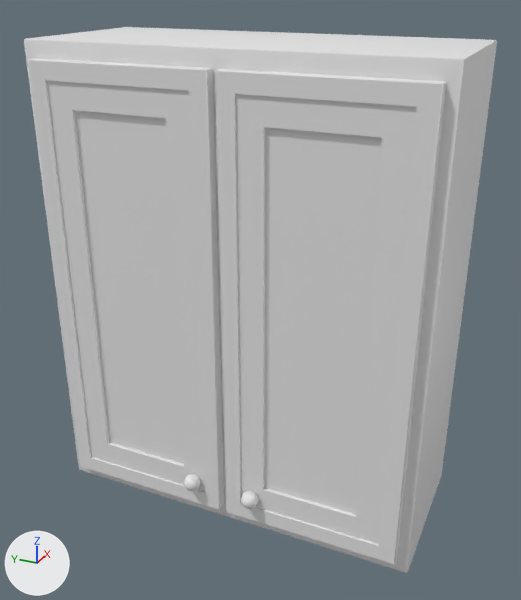
Renders of the FBX model _ART/Models/Kitchen/SM_Cabinet_Medium.fbx from each side of a commit.
Before and after are seen from a camera (50 mm lens) standing at (-1.716, -0.689, 0.72) and looking at (-0.229, -0.02, -0.024). Lighting does not change. The marker at lower left points along +X, +Y and +Z. Where no turn or scale is listed for an object, it has been applied to the vertices.

In view in the first picture: 'SM_Cupboards_Medium'.
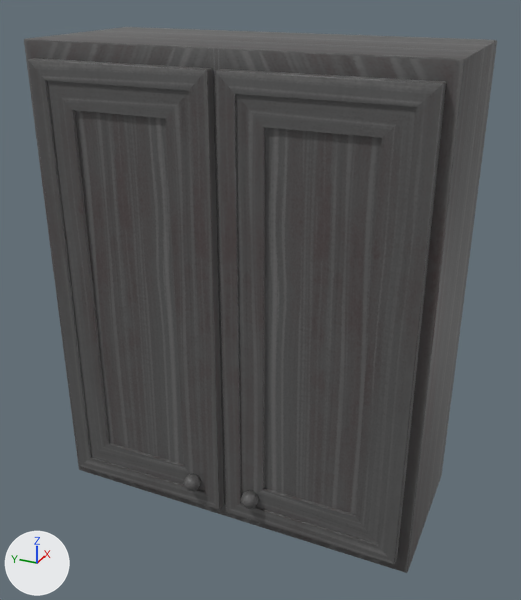
Changed parts and their boxes (x1, y1, x2, y2) in the pictures (521 x 600 px):
'SM_Cupboards_Medium', recoloured
    both: (24, 27, 497, 573)

The change, as a diff of the scene's bpy script:
```diff
--- a/_ART/Models/Kitchen/SM_Cabinet_Medium.fbx.py
+++ b/_ART/Models/Kitchen/SM_Cabinet_Medium.fbx.py
@@ img_t_finewood_d_jpg @@
+img_t_finewood_d_jpg = load_image('T_FineWood_D.jpg', '../../Textures/T_FineWood/T_FineWood_D.png', 2048, 2048, 'sRGB')
@@ mat_wood @@
+mat_wood = principled_material('Wood')
+mat_wood.texture = img_t_finewood_d_jpg
@@ me_mesh_010 @@
 me_mesh_010.from_pydata(...)  # 238 vertices, 228 faces; spans x -0.452..0.0, y -0.477..0.477, z -0.583..0.583
+me_mesh_010.materials.append(mat_wood)  # picture img_t_finewood_d_jpg
```
